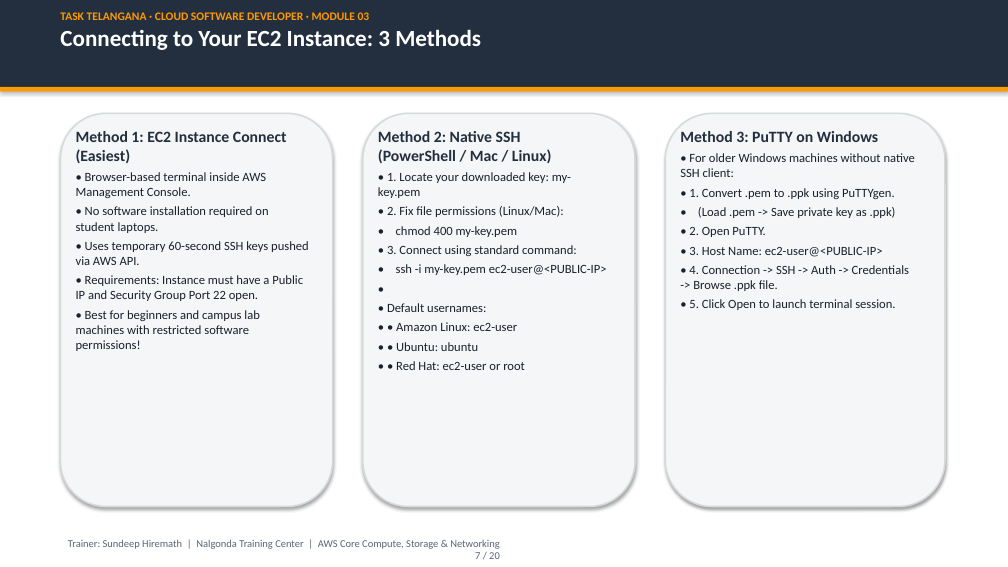
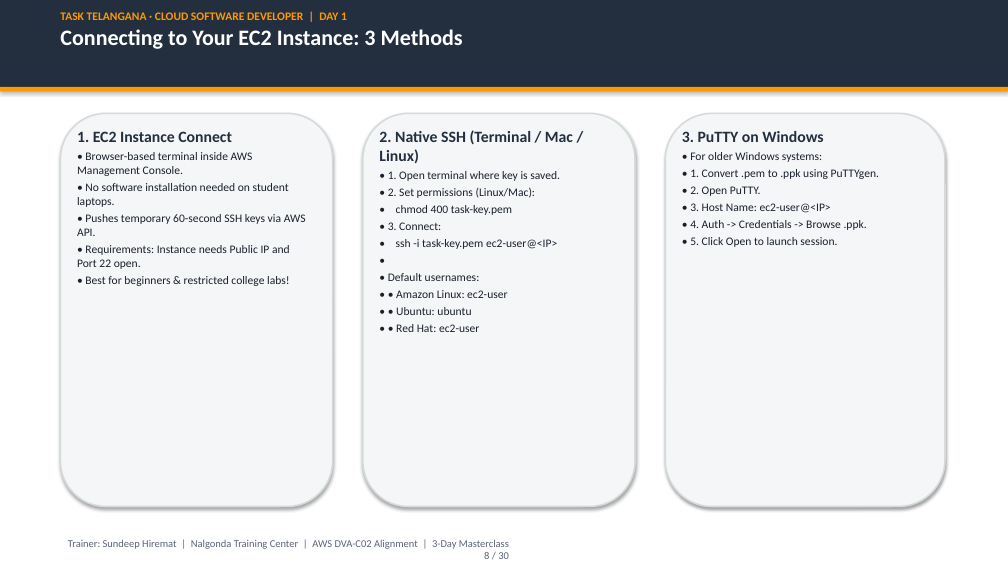
Before and after one commit to cloude-user/task, a slide deck: slide 8 of module_03_aws_core/presentation/Module_03_AWS_Core_Services_Masterclass.pptx (slide 7 before the commit). Drawn at 1008x567 pixels with LibreOffice and Linux fonts; fonts in the diff are those of the drawing. Boxes give left, top, right and bottom in pixels: in the first picture for what was removed or moved away, otherwise in the second. Text is boxed around its words. In the diff, an @@ line names an element or a change of style, - is before the commit and + after.

Commit message:
Feature/vpc networking (#3)
* docs(module03): add dedicated VPC networking & compute/storage/db master guides with analogies and diagrams

* docs(module03): expand EBS vs EFS block vs file deep dive, S3 7-tiers, HTTPS TLS handshake, and public vs private DNS

* feat(module03): infuse Tollywood cinema & Telangana kirana analogies, unify single versions, and update masterclass PPTX

* cloud-formation

---------

```diff
--- a/module_03_aws_core/presentation/Module_03_AWS_Core_Services_Masterclass.pptx
+++ b/module_03_aws_core/presentation/Module_03_AWS_Core_Services_Masterclass.pptx
@@ text at [60,12,347,20]: text changed @@
-TASK TELANGANA · CLOUD SOFTWARE DEVELOPER · MODULE 03
+TASK TELANGANA · CLOUD SOFTWARE DEVELOPER | DAY 1
@@ text at [60,29,463,49]: size 22 to 21 pt in "Connecting to Your EC2 Instance: 3 Methods" @@
@@ text at [77,131,232,142]: text changed @@
-Method 1: EC2 Instance Connect (Easiest)
+1. EC2 Instance Connect
@@ text at [379,130,573,249]: text changed; size 12 to 11 pt @@
-Method 2: Native SSH (PowerShell / Mac / Linux)
-• 1. Locate your downloaded key: my-key.pem
-• 2. Fix file permissions (Linux/Mac):
-• chmod 400 my-key.pem
-• 3. Connect using standard command:
-• ssh -i my-key.pem ec2-user@<PUBLIC-IP>
+2. Native SSH (Terminal / Mac / Linux)
+• 1. Open terminal where key is saved.
+• 2. Set permissions (Linux/Mac):
+• chmod 400 task-key.pem
+• 3. Connect:
+• ssh -i task-key.pem ec2-user@<IP>
@@ text at [682,131,823,162]: text changed; size 12 to 11 pt @@
-Method 3: PuTTY on Windows
-• For older Windows machines without native SSH client:
+3. PuTTY on Windows
+• For older Windows systems:
@@ text at [77,152,253,176]: size 12 to 11 pt in "• Browser-based terminal inside AWS Management Console."; less space between paragraphs @@
@@ text at [690,169,879,196]: size 12 to 11 pt in "• 1. Convert .pem to .ppk using ...", "• 2. Open PuTTY."; less space between paragraphs @@
@@ text at [77,183,306,286]: text changed; size 12 to 11 pt @@
-• No software installation required on student laptops.
-• Uses temporary 60-second SSH keys pushed via AWS API.
-• Requirements: Instance must have a Public IP and Security Group Port 22 open.
-• Best for beginners and campus lab machines with restricted software permissions!
+• No software installation needed on student laptops.
+• Pushes temporary 60-second SSH keys via AWS API.
+• Requirements: Instance needs Public IP and Port 22 open.
+• Best for beginners & restricted college labs!
@@ text at [690,203,867,247]: text changed; size 12 to 11 pt @@
-• 3. Host Name: ec2-user@<PUBLIC-IP>
-• 4. Connection -> SSH -> Auth -> Credentials -> Browse .ppk file.
-• 5. Click Open to launch terminal session.
+• 3. Host Name: ec2-user@<IP>
+• 4. Auth -> Credentials -> Browse .ppk.
+• 5. Click Open to launch session.
@@ text at [698,207,896,218]: paragraph removed @@
-• (Load .pem -> Save private key as .ppk)
@@ text at [388,273,507,315]: size 12 to 11 pt in "•", "• Default usernames:", "• • Amazon Linux: ec2-user", "• • Ubuntu: ubuntu"; less space between paragraphs @@
@@ text at [396,324,479,332]: text changed; size 12 to 11 pt @@
-• • Red Hat: ec2-user or root
+• • Red Hat: ec2-user
@@ text at [68,539,509,559]: text changed @@
-Trainer: Sundeep Hiremath | Nalgonda Training Center | AWS Core Compute, Storage & Networking
-7 / 20
+Trainer: Sundeep Hiremat | Nalgonda Training Center | AWS DVA-C02 Alignment | 3-Day Masterclass
+8 / 30
```
Also in this commit, not shown: 15 other slides changed, 12 slides added, 4 slides removed, 25 other files.
